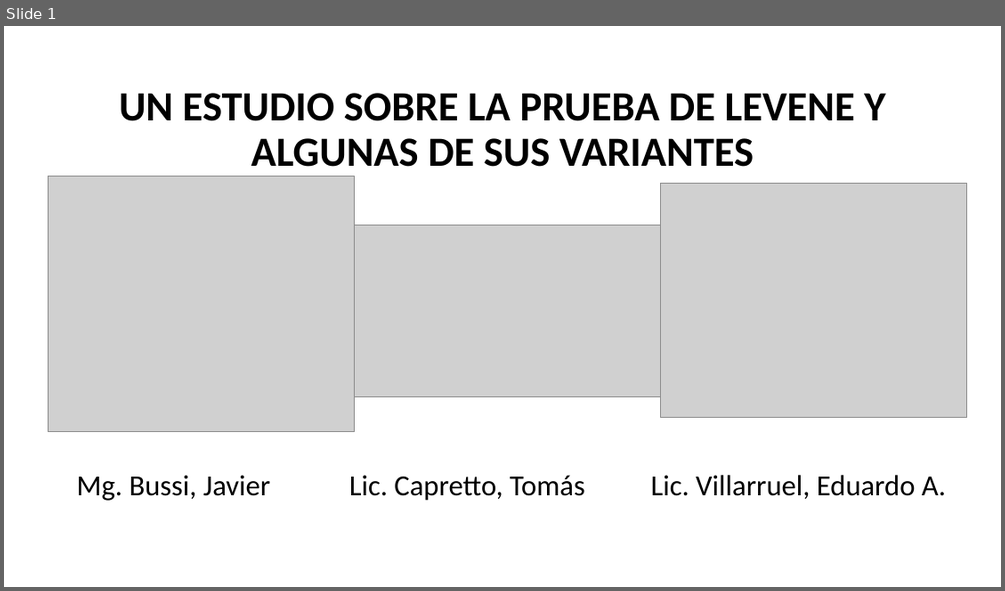
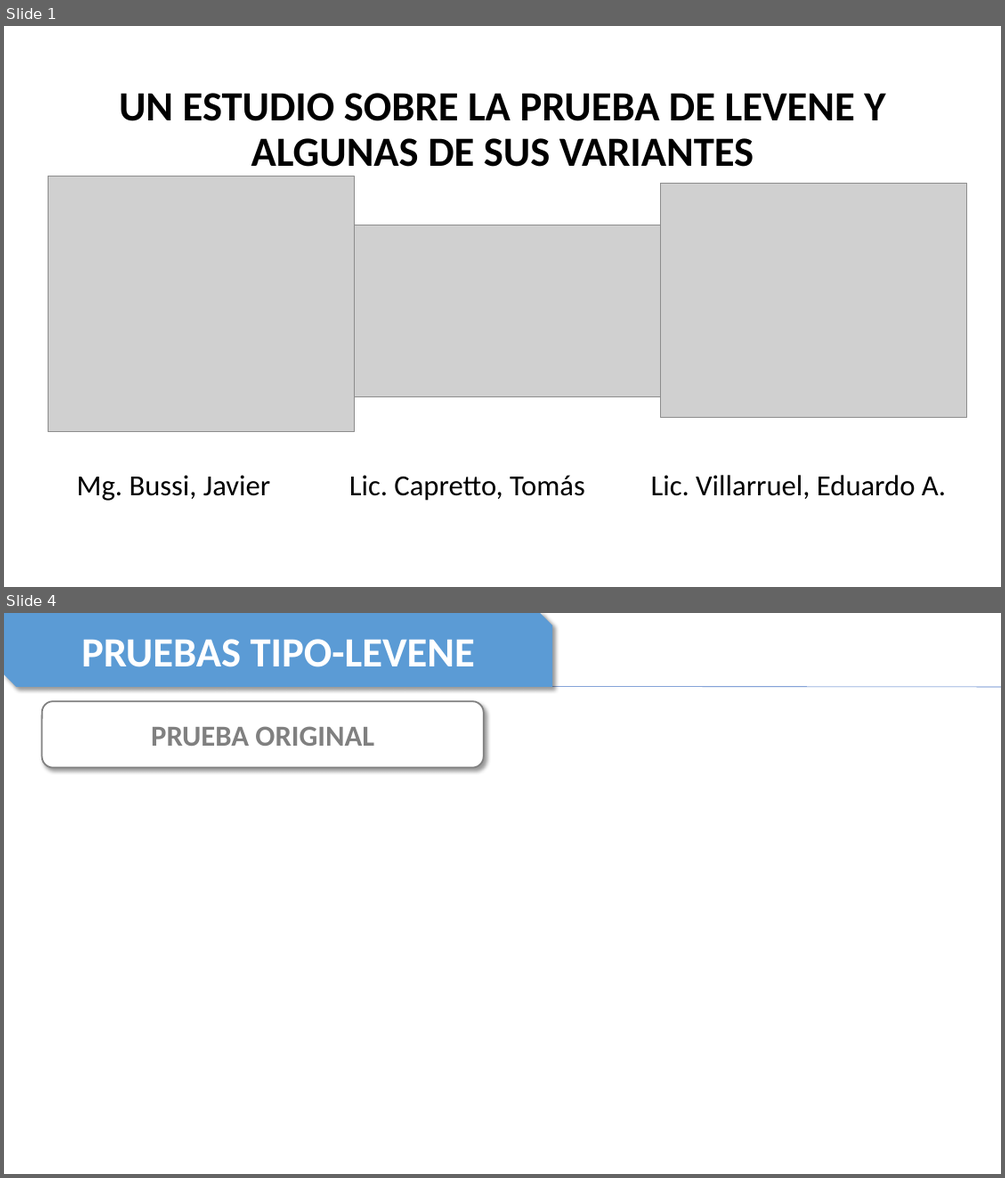
Before and after one commit to TheNaranjero/sae-2026, a slide deck: Presentation1.pptx. Shown one above the other, each under a label of ours: slide 1 before the commit, slides 1 and 4 after it; the slides between them are not shown. The pictures are 1005x591 and 1005x1178 pixels, drawn with LibreOffice and Linux fonts; fonts in the diff are those of the drawing; grey boxes stand for pictures. Boxes give left, top, right and bottom in pixels: in the first picture for what was removed or moved away, otherwise in the second. Text is boxed around its words. In the diff, an @@ line names an element or a change of style, - is before the commit and + after.

```diff
--- a/Presentation1.pptx
+++ b/Presentation1.pptx
@@ slide 4 added at <box>4,613,1001,1174</box>, background #FFFFFF @@
@@ snip diag rect added at <box>4,613,552,687</box>, fill #5B9BD5, 40 pt, text #FFFFFF, bold @@
+PRUEBAS TIPO-LEVENE
@@ line added from (21, 686) to (1001, 687), #4472C4 0.5 pt @@
@@ rounded rectangle added at <box>42,701,484,768</box>, fill #FFFFFF, outline #808080 1.5 pt, 28 pt, text #808080, bold @@
+PRUEBA ORIGINAL
```
Also in this commit, not shown: 7 slides changed, 3 other slides added.
